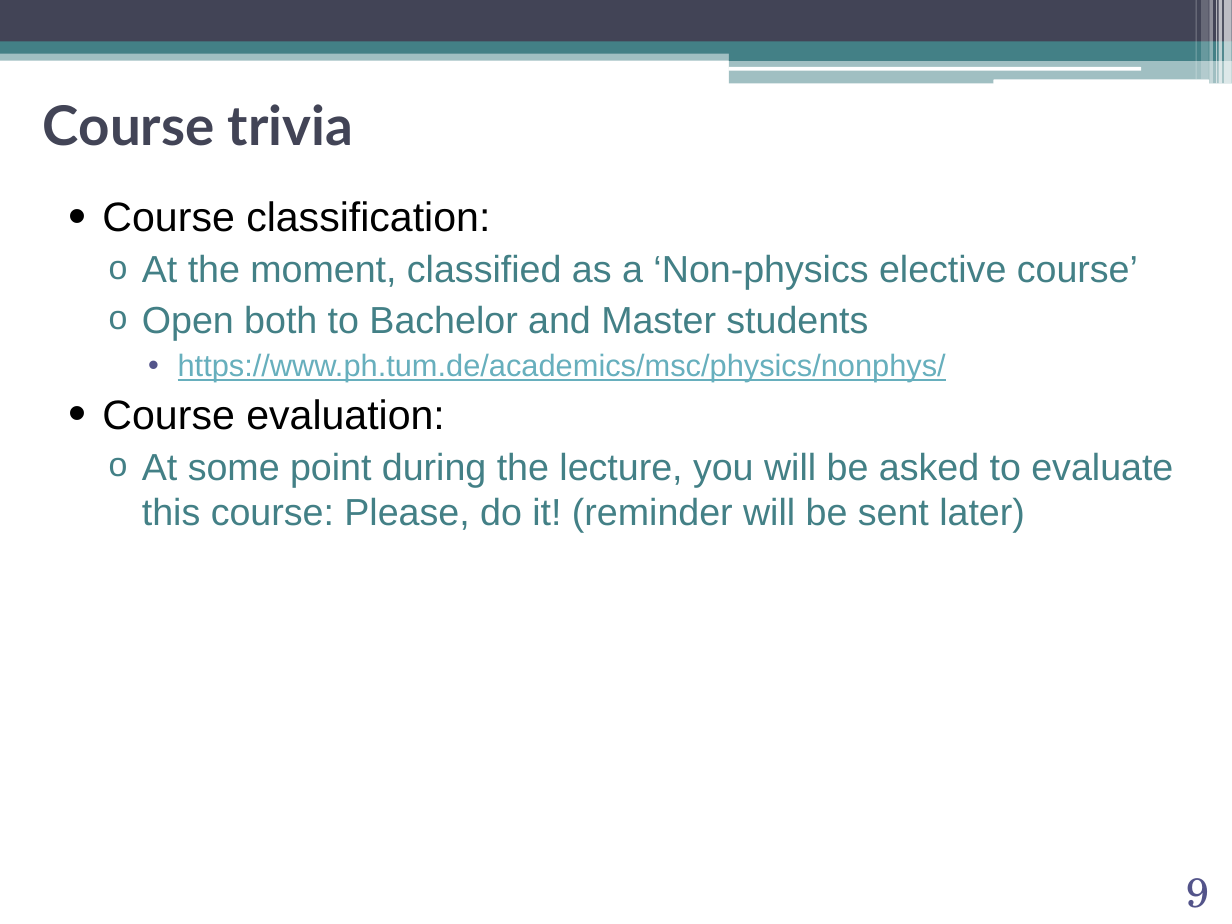
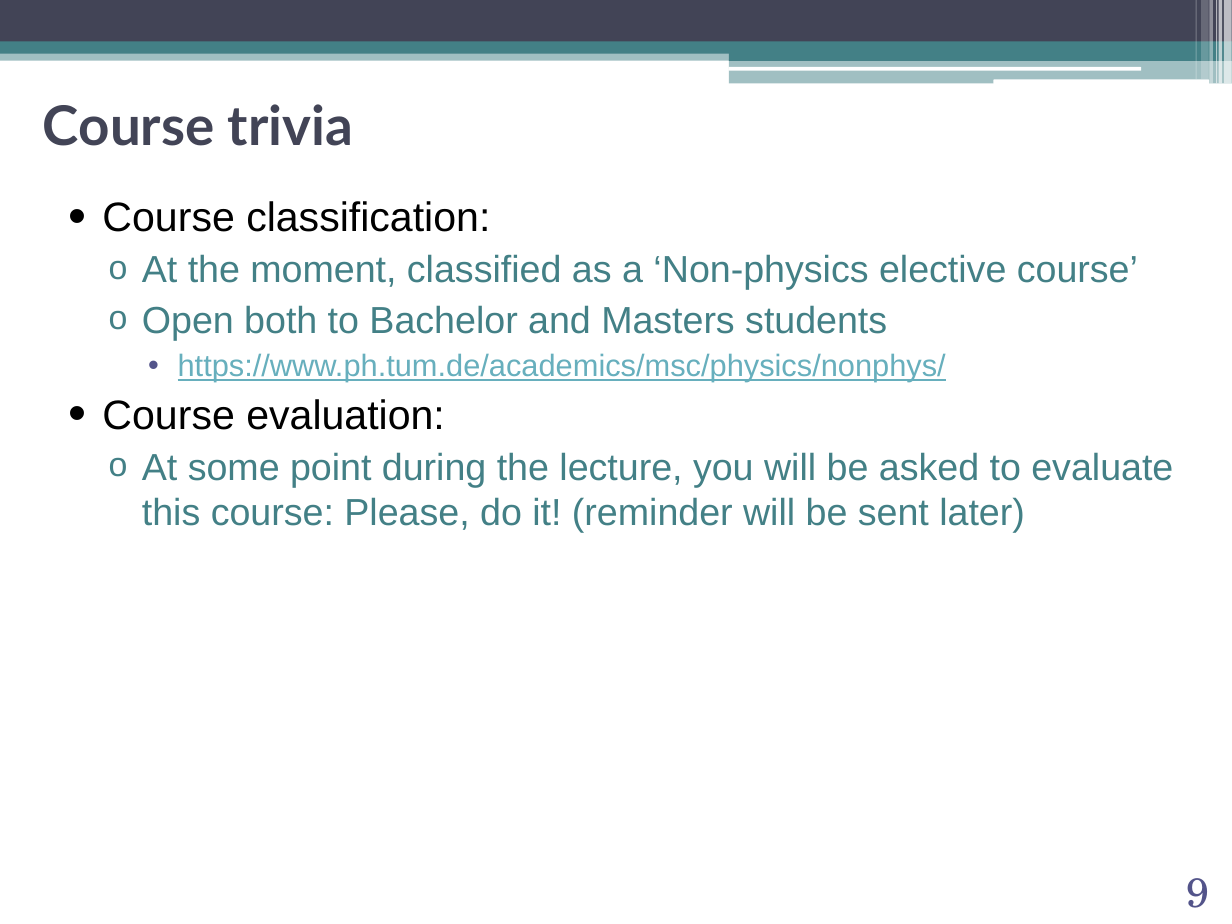
Before and after one commit to abilandz/PH8124, a slide deck: slide 9 of Lecture_1/ABilandzic_PH8124_SS2021.pptx. Drawn at 1232x924 pixels with LibreOffice and Linux fonts; fonts in the diff are those of the drawing; background and template pictures are left out. Boxes give left, top, right and bottom in pixels: in the first picture for what was removed or moved away, otherwise in the second. Text is boxed around its words. In the diff, an @@ line names an element or a change of style, - is before the commit and + after.

```diff
--- a/Lecture_1/ABilandzic_PH8124_SS2021.pptx
+++ b/Lecture_1/ABilandzic_PH8124_SS2021.pptx
@@ text at [142, 305, 887, 340]: text changed @@
-  o Open both to Bachelor and Master students
+  o Open both to Bachelor and Masters students
```
Also in this commit, not shown: 12 other slides changed, 1 other file.
